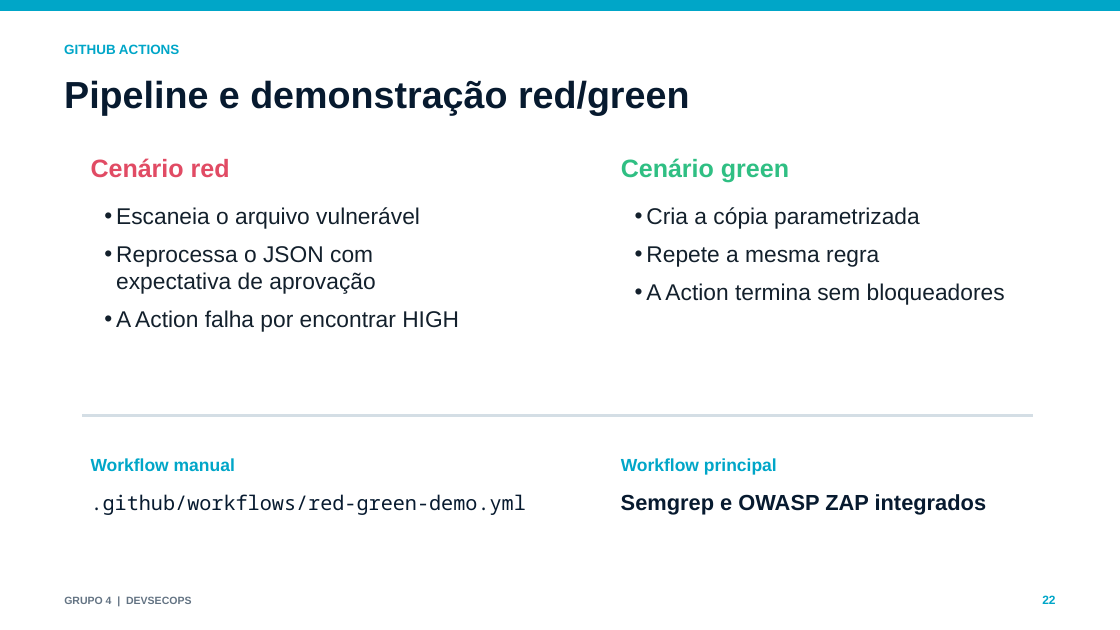
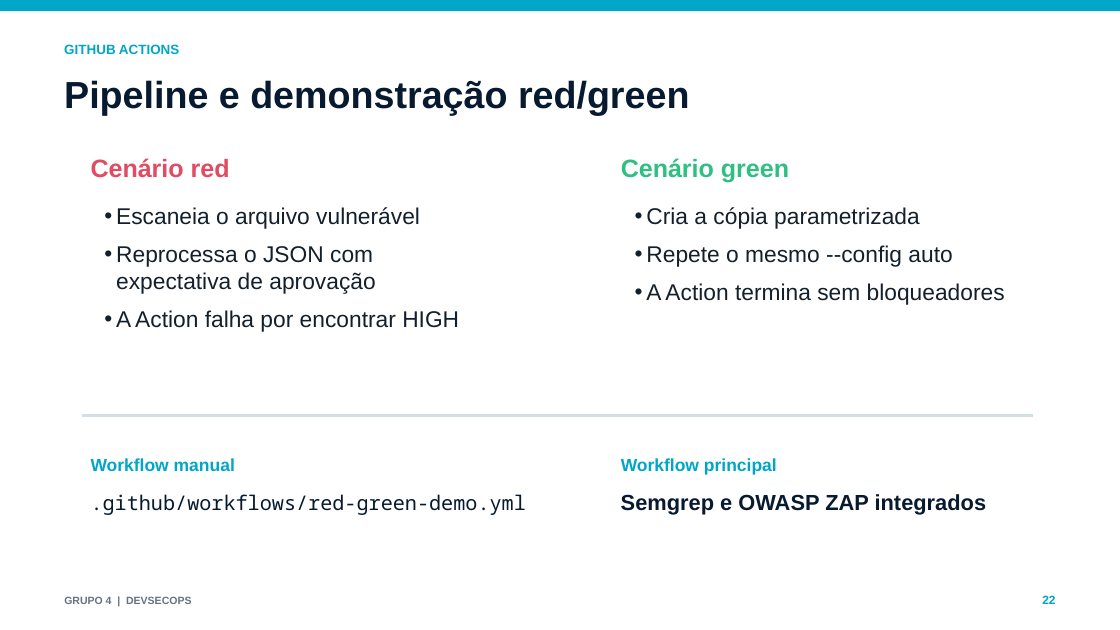
Before and after one commit to TiagoLouzaPetagna/grupo4-devsecops, a slide deck: slide 22 of entrega/Apresentacao_Checkpoint_DevSecOps_Grupo4.pptx. Drawn at 1120x630 pixels with LibreOffice and Linux fonts; fonts in the diff are those of the drawing. Boxes give left, top, right and bottom in pixels: in the first picture for what was removed or moved away, otherwise in the second. Text is boxed around its words. In the diff, an @@ line names an element or a change of style, - is before the commit and + after.

Commit message:
Executa scanners por comandos e usa Semgrep auto

```diff
--- a/entrega/Apresentacao_Checkpoint_DevSecOps_Grupo4.pptx
+++ b/entrega/Apresentacao_Checkpoint_DevSecOps_Grupo4.pptx
@@ text at (646,245,952,267): text changed @@
-• Repete a mesma regra
+• Repete o mesmo --config auto
```
Also in this commit, not shown: 4 other slides changed, 1 slide added, 1 slide removed, 24 other files.
